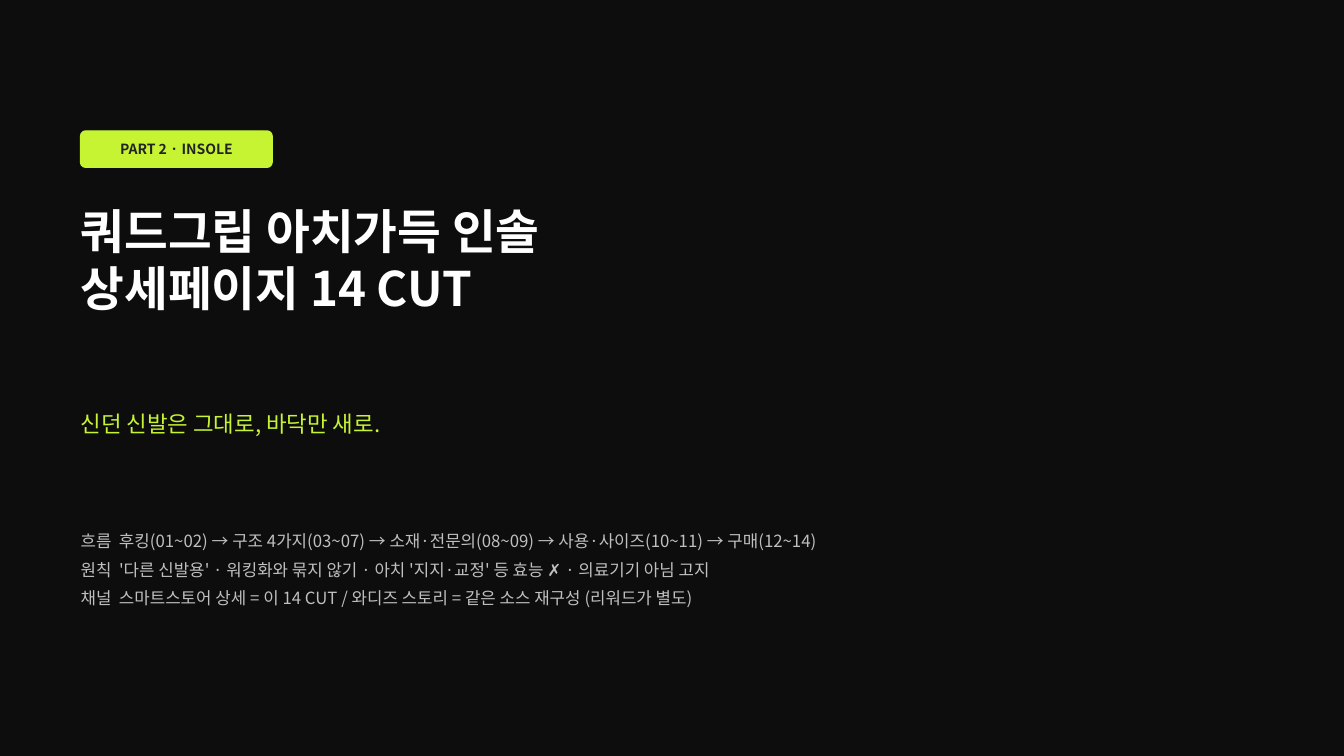
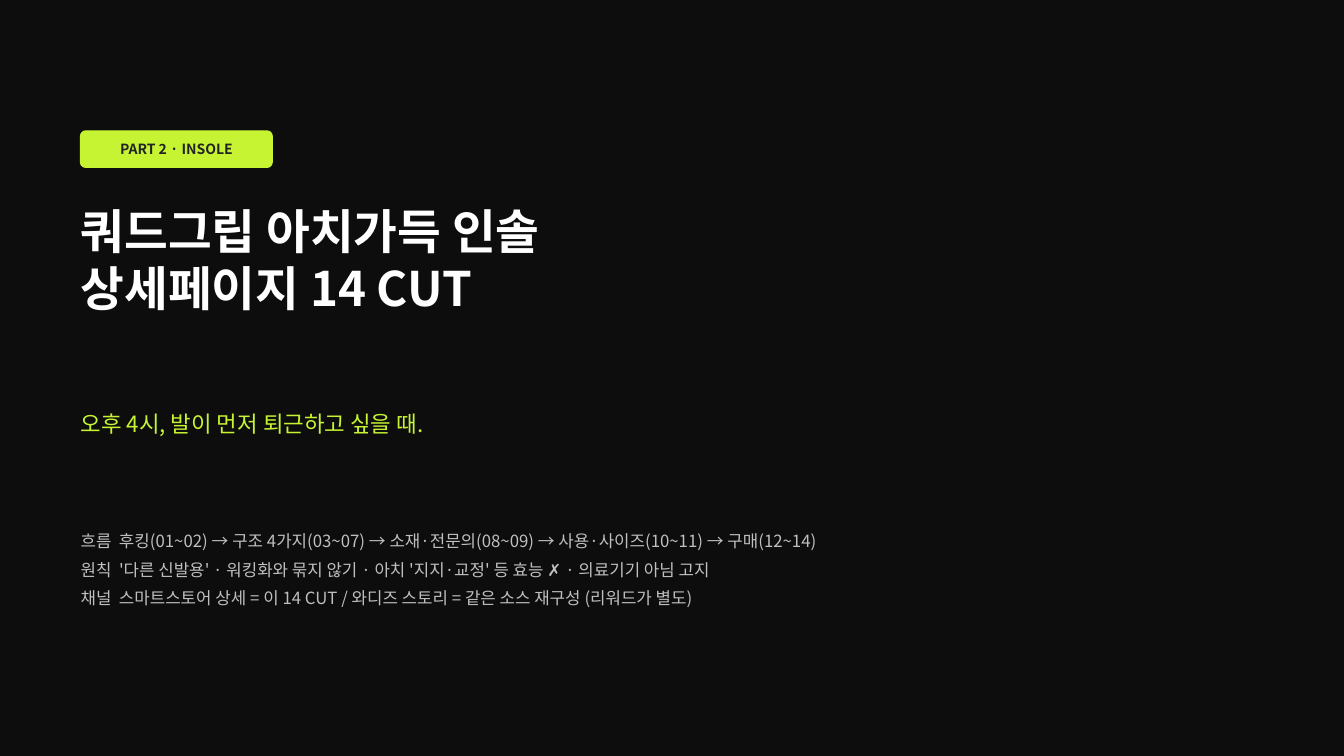
Before and after one commit to ydcompany89/harness-system, a slide deck: slide 38 of launch/rs/design/detail-handoff/rs-detail-handoff-v2.pptx. Drawn at 1344x756 pixels with LibreOffice and Linux fonts; fonts in the diff are those of the drawing. Boxes give left, top, right and bottom in pixels: in the first picture for what was removed or moved away, otherwise in the second. Text is boxed around its words. In the diff, an @@ line names an element or a change of style, - is before the commit and + after.

```diff
--- a/launch/rs/design/detail-handoff/rs-detail-handoff-v2.pptx
+++ b/launch/rs/design/detail-handoff/rs-detail-handoff-v2.pptx
@@ text at [81, 413, 423, 436]: text changed @@
-신던 신발은 그대로, 바닥만 새로.
+오후 4시, 발이 먼저 퇴근하고 싶을 때.
```
Also in this commit, not shown: 3 other slides changed, 4 other files.
